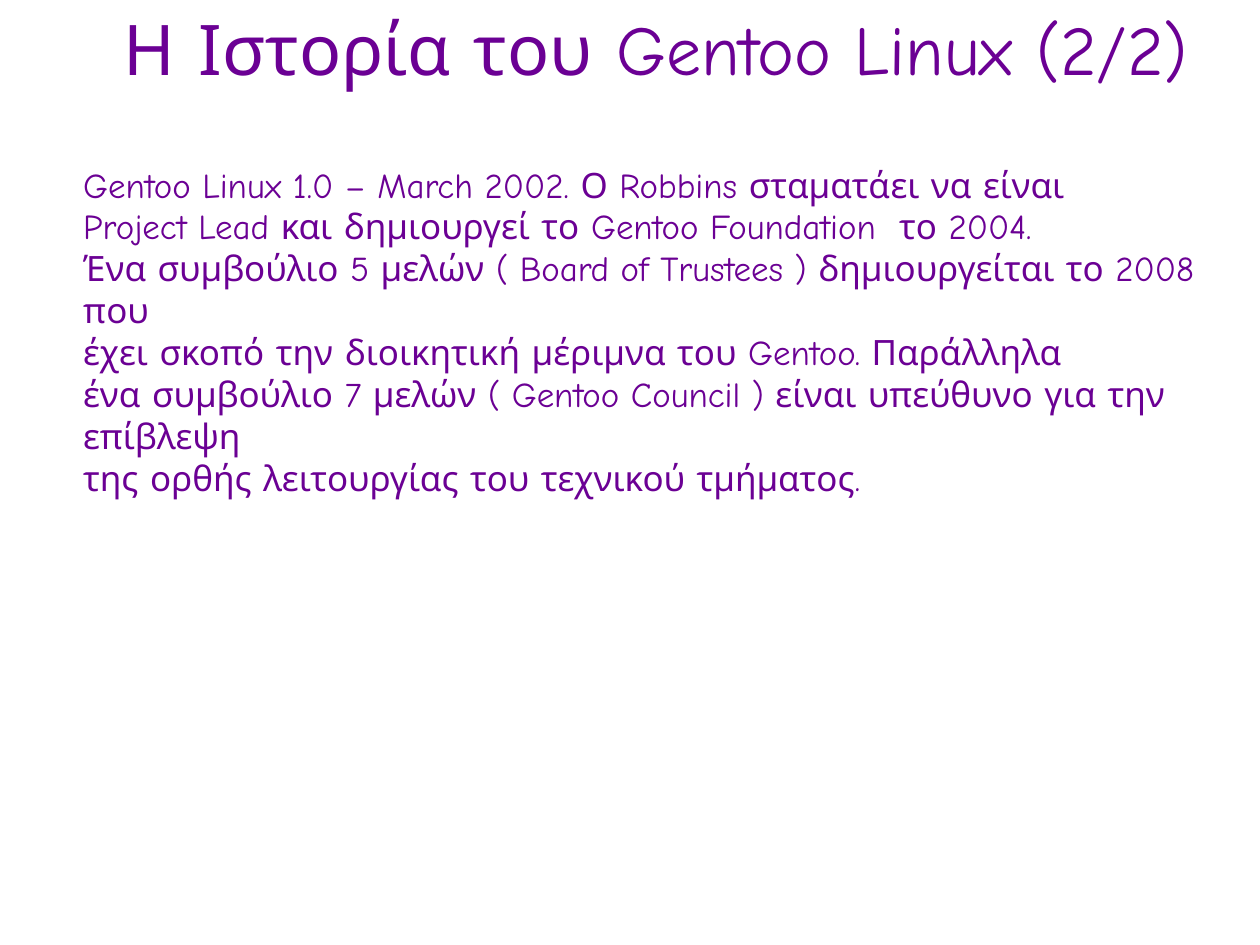
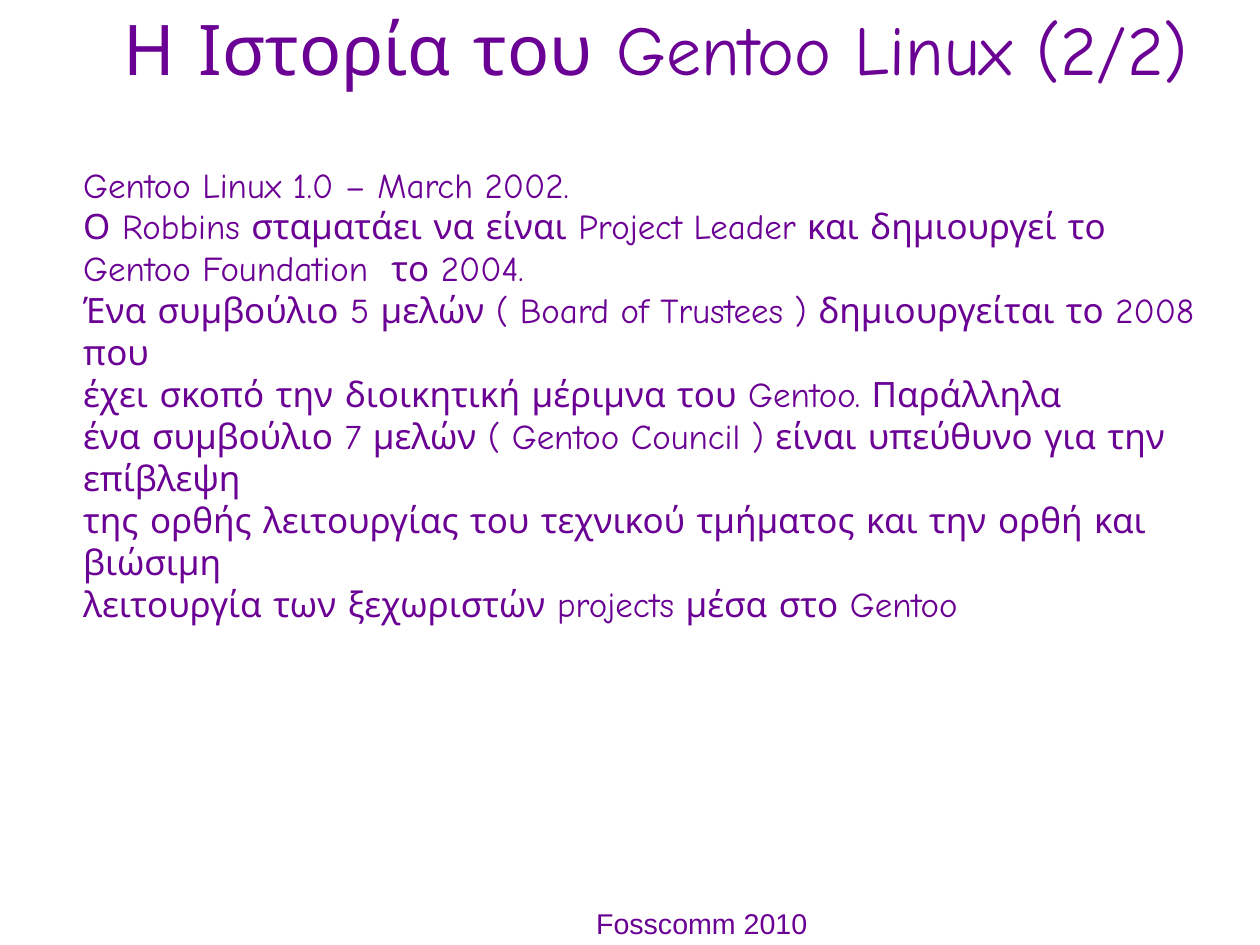
Before and after one commit to gentoo-el/presentations, a slide deck: slide 4 of fosscom-2010_pres.odp. Drawn at 1260x945 pixels with LibreOffice and Linux fonts; fonts in the diff are those of the drawing; background and template pictures are left out. Boxes give left, top, right and bottom in pixels: in the first picture for what was removed or moved away, otherwise in the second. Text is boxed around its words. In the diff, an @@ line names an element or a change of style, - is before the commit and + after.

```diff
--- a/fosscom-2010_pres.odp
+++ b/fosscom-2010_pres.odp
@@ text at (83,174,1106,282): text changed @@
-● Gentoo Linux 1.0 – March 2002. Ο Robbins σταματάει να είναι
-● Project Lead και δημιουργεί το Gentoo Foundation το 2004.
+● Gentoo Linux 1.0 – March 2002.
+● Ο Robbins σταματάει να είναι Project Leader και δημιουργεί το
+● Gentoo Foundation το 2004.
@@ text at (83,505,1146,626): text changed @@
-● της ορθής λειτουργίας του τεχνικού τμήματος.
+● της ορθής λειτουργίας του τεχνικού τμήματος και την ορθή και βιώσιμη
+● λειτουργία των ξεχωριστών projects μέσα στο Gentoo
@@ text added at (596,914,808,935), 18 pt, text #6B0094 @@
+Fosscomm 2010
```
Also in this commit, not shown: 11 other slides changed, 3 slides added.
